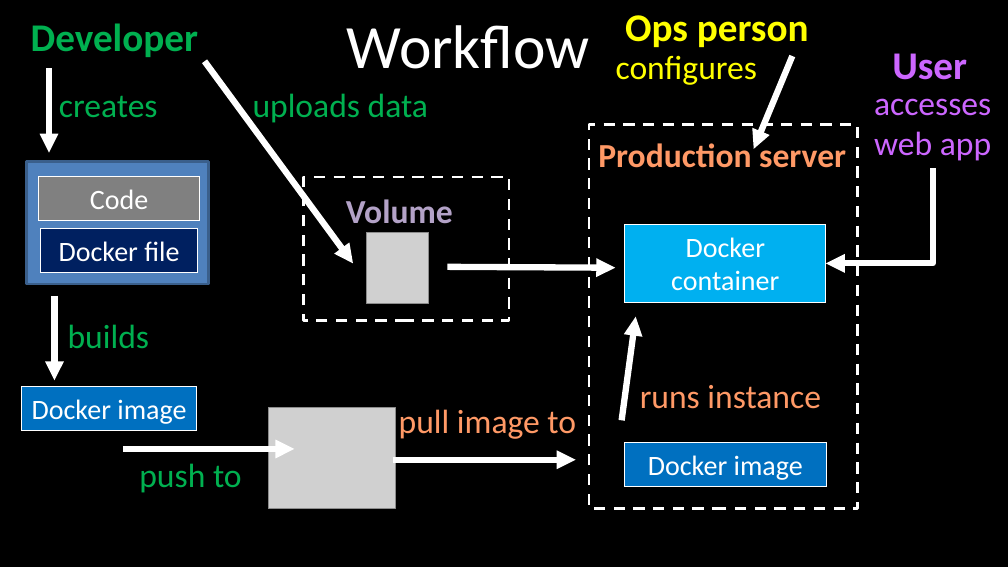
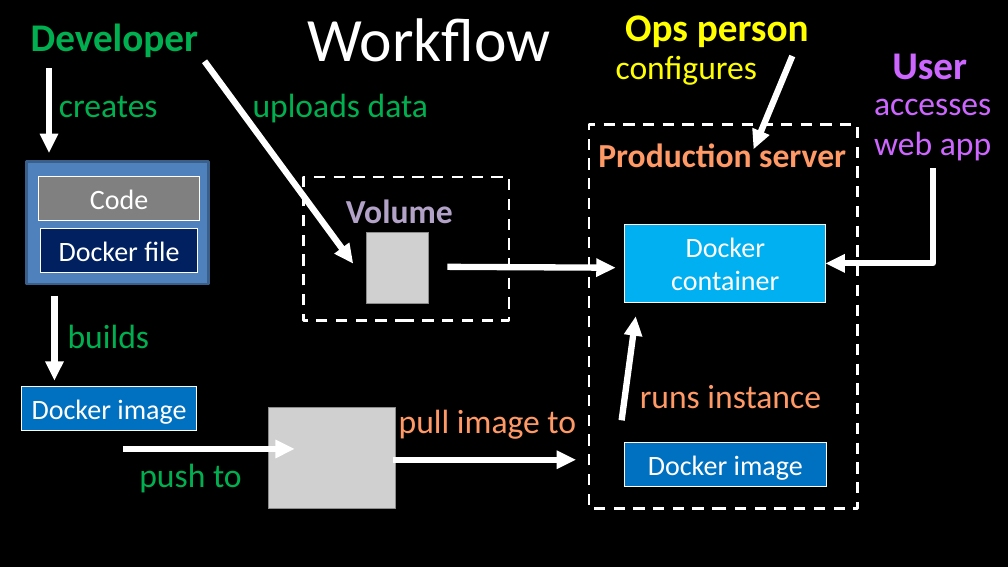
Before and after one commit to jeffreyhanson/abstracts-and-slides, a slide deck: slide 15 of seminars/NCC-docker-14-07-2021/slides.pptx. Drawn at 1008x567 pixels with LibreOffice and Linux fonts; fonts in the diff are those of the drawing; grey boxes stand for pictures. Boxes give left, top, right and bottom in pixels: in the first picture for what was removed or moved away, otherwise in the second. Text is boxed around its words. In the diff, an @@ line names an element or a change of style, - is before the commit and + after.

Commit message:
tweak

```diff
--- a/seminars/NCC-docker-14-07-2021/slides.pptx
+++ b/seminars/NCC-docker-14-07-2021/slides.pptx
@@ title "Workflow": place and size @@
-title "Workflow" at [347, 25, 590, 69]
+title "Workflow" at [307, 18, 550, 62]
```
